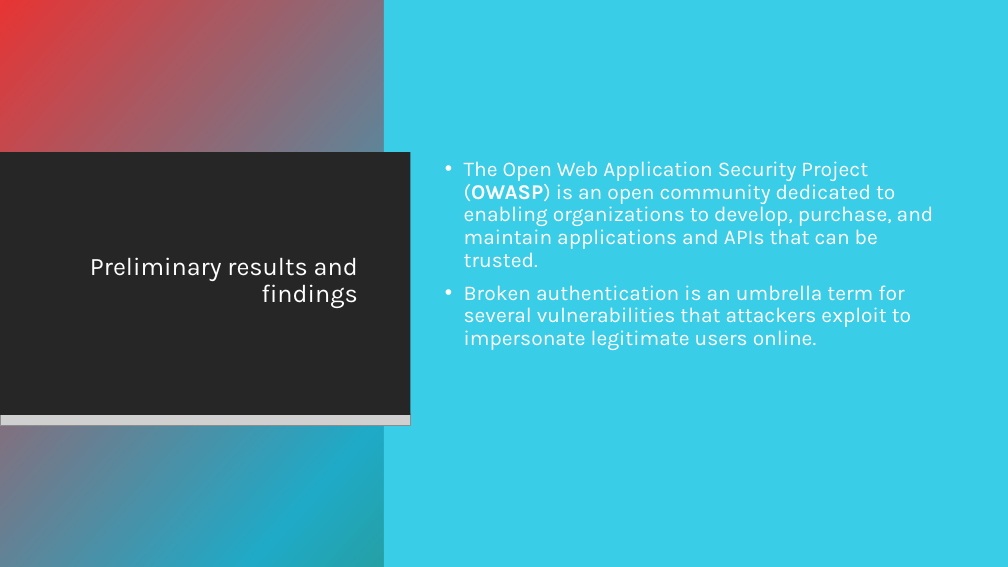
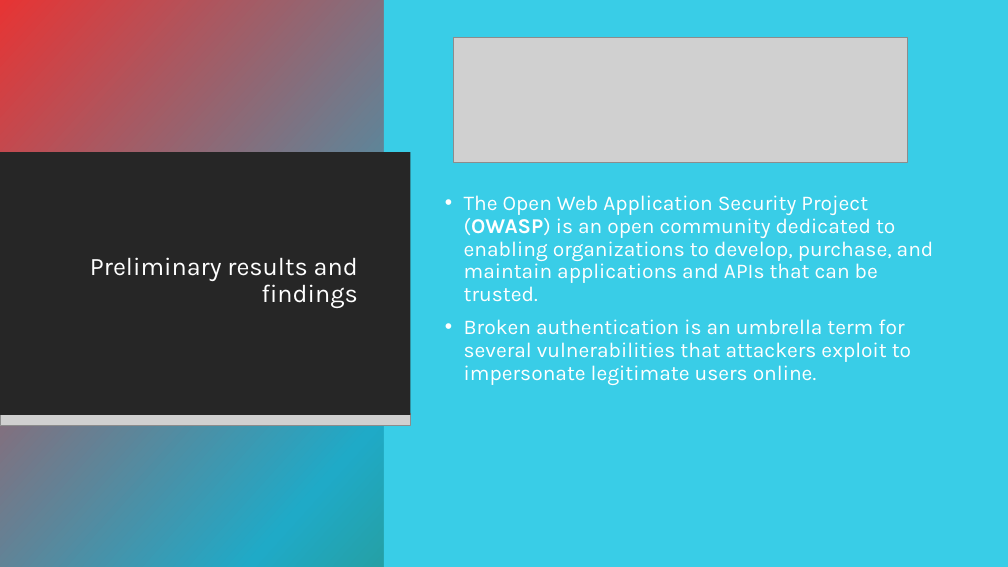
Before and after one commit to fahadahmed450/SWD-ClinicManagementTestingProject, a slide deck: slide 13 of Documentation/Software Dependability SWD Project Presentation.pptx. Drawn at 1008x567 pixels with LibreOffice and Linux fonts; fonts in the diff are those of the drawing; grey boxes stand for pictures; background and template pictures are left out. Boxes give left, top, right and bottom in pixels: in the first picture for what was removed or moved away, otherwise in the second. Text is boxed around its words. In the diff, an @@ line names an element or a change of style, - is before the commit and + after.

Commit message:
ppt final

```diff
--- a/Documentation/Software Dependability SWD Project Presentation.pptx
+++ b/Documentation/Software Dependability SWD Project Presentation.pptx
@@ text "The Open Web Application Security ...": place and size @@
-text "The Open Web Application Security ..." at <box>464,161,934,350</box>
+text "The Open Web Application Security ..." at <box>464,195,934,385</box>
@@ picture added at <box>454,38,907,163</box> @@
```
Also in this commit, not shown: 1 other slide changed.
